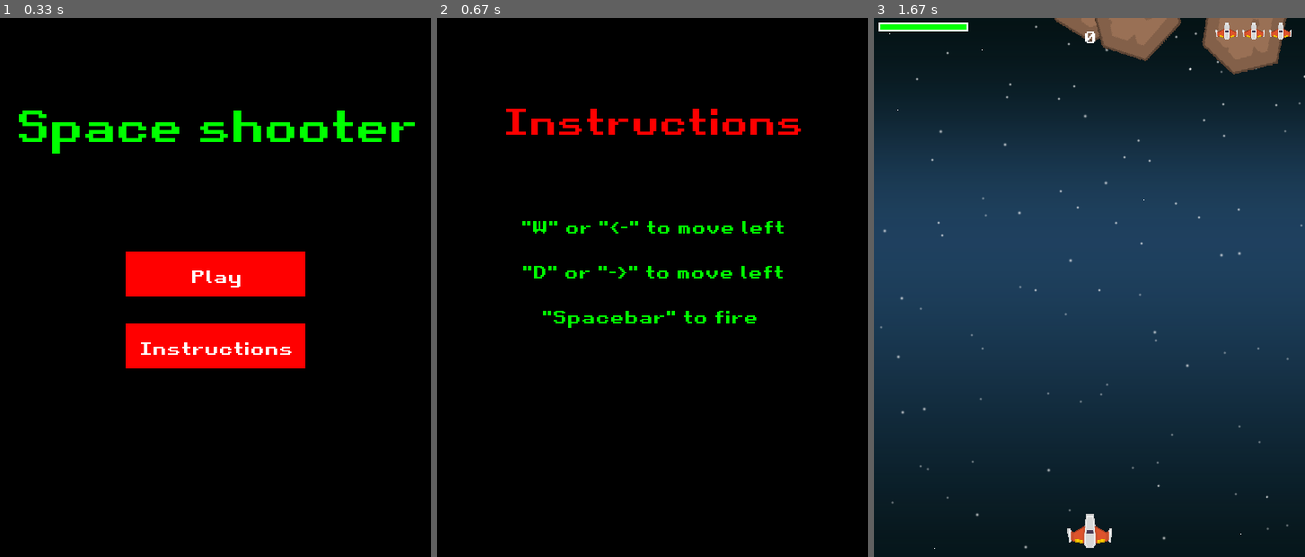
Above: before the commit, frames 1-3 (left to right).
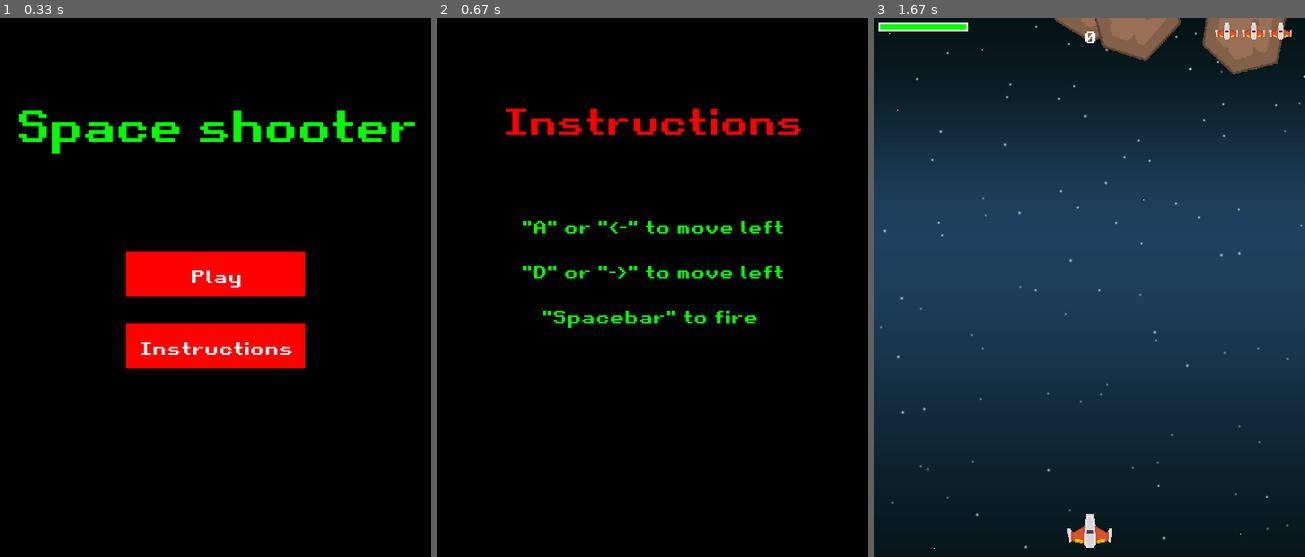
Above: after the commit, the same moments.

Repository: j-tesla/space-shooter
Game: pygame game, started from main.py
Two runs of this game, one before a commit and one after it. Both use one fixed random seed, a clock stepped at 60 frames per second and the inputs below.
Inputs (mouse positions are in pixels of both pictures, inside the frame that each line leads up to):
- Up to frame 1 (0.33 s): no input
- Up to frame 2 (0.67 s): click "Instructions" at 0.38 s
- Up to frame 3 (1.67 s): hold Esc 0.83-1.3 s; move the mouse to (1072, 309) at 0.87 s; click "Play" at 1.38 s

Frame 1 is identical in both runs. In frame 2, 0.3% of the frame differs, in the area x 19-81%, y 37-40%; in frame 3, nothing differs.

Commit message:
Updated main.py
fixed a typo in instructions and renamed a var

Signed-off-by: Jayanth PSY <58279279+j-tesla@users.noreply.github.com>

Diff:
--- a/main.py
+++ b/main.py
@@ -22,11 +22,11 @@
 
 
 def options():
-    running = True
-    while running:
+    showing_instructions = True
+    while showing_instructions:
         screen.fill(BLACK)
         draw_text(screen, "Instructions", 40, WIDTH / 2, HEIGHT * 0.15, RED)
-        draw_text(screen, '"W" or "<-" to move left', 20, WIDTH / 2,
+        draw_text(screen, '"A" or "<-" to move left', 20, WIDTH / 2,
                   HEIGHT * 0.45 - 50, GREEN)
         draw_text(screen, '"D" or "->" to move left', 20, WIDTH / 2,
                   HEIGHT * 0.45, GREEN)
@@ -38,7 +38,7 @@
                 sys.exit()
             if event.type == pygame.KEYDOWN:
                 if event.key == pygame.K_ESCAPE:
-                    running = False
+                    showing_instructions = False
 
         pygame.display.update()
         clock.tick(60)
@@ -80,10 +80,10 @@
                 WHITE,
             )
 
-        if button_1.collidepoint(mouse):
+        if button_1.collidepoint(*mouse):
             is_selected["button_1"] = True
             is_selected["button_2"] = False
-        elif button_2.collidepoint(mouse):
+        elif button_2.collidepoint(*mouse):
             is_selected["button_2"] = True
             is_selected["button_1"] = False
         elif pygame.mouse.get_rel() != (0, 0):
